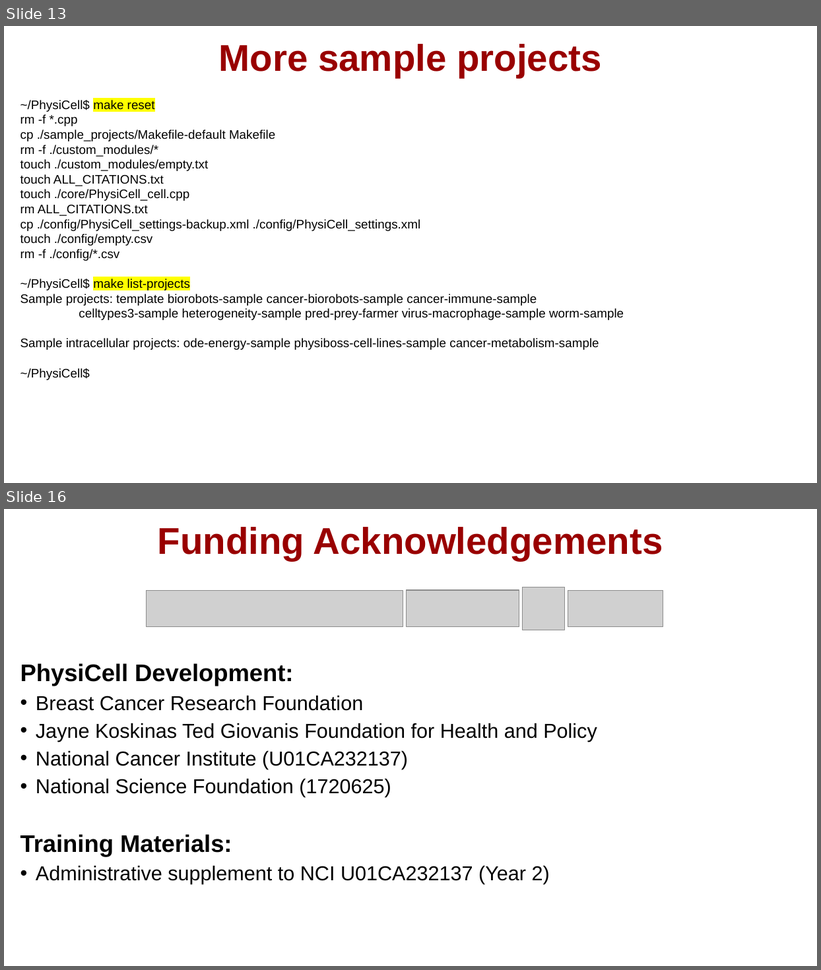
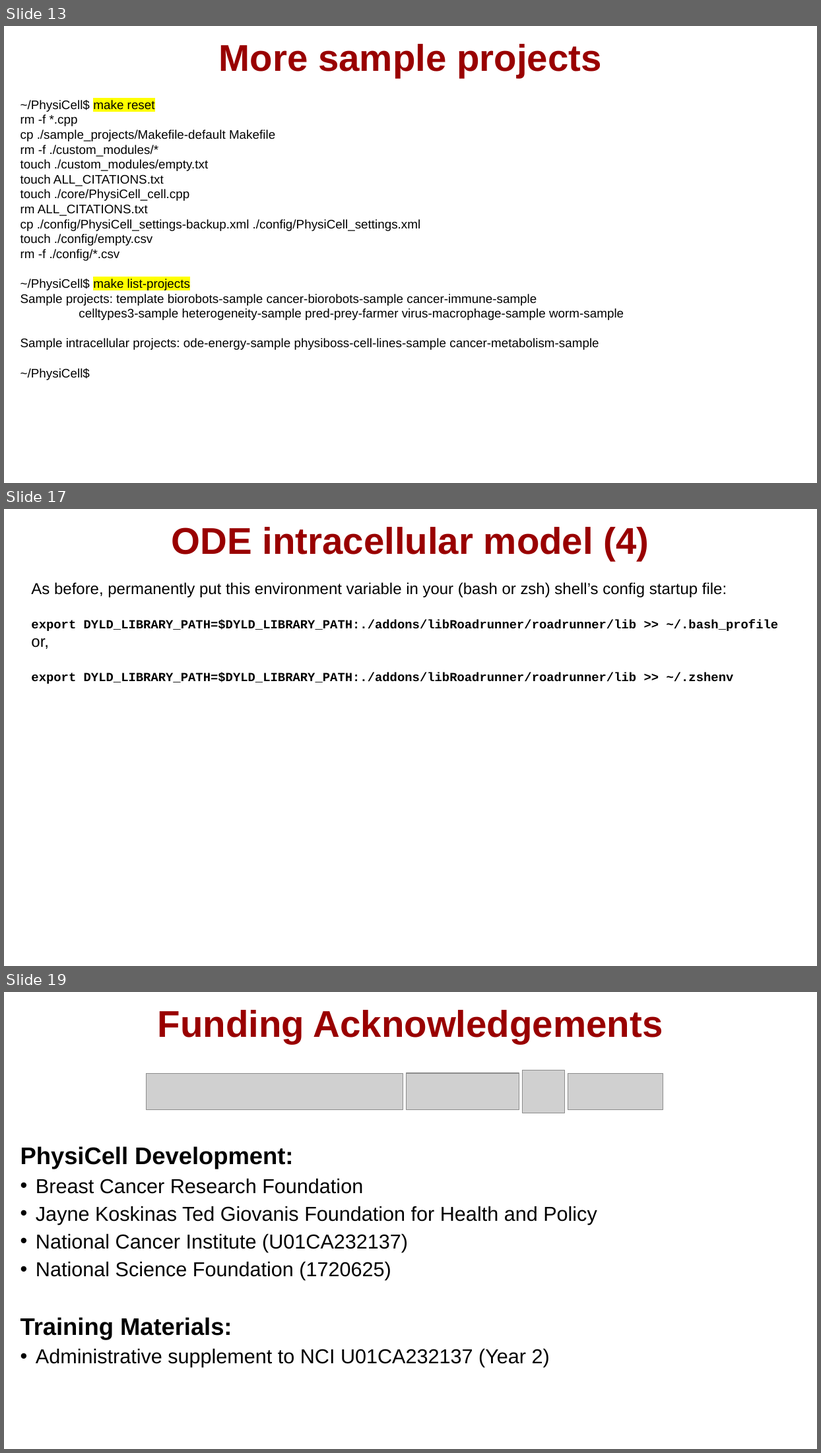
Before and after one commit to physicell-training/ws2021, a slide deck: pptx_source/PhysiCell_ws2021_macOS_setup.pptx. Shown one above the other, each under a label of ours: slides 13 and 16 before the commit, slides 13, 17 and 19 after it; the slides between them are not shown. The pictures are 821x970 and 821x1453 pixels, drawn with LibreOffice and Linux fonts; fonts in the diff are those of the drawing; grey boxes stand for pictures; background and template pictures are left out. Boxes give left, top, right and bottom in pixels: in the first picture for what was removed or moved away, otherwise in the second. Text is boxed around its words. In the diff, an @@ line names an element or a change of style, - is before the commit and + after.

```diff
--- a/pptx_source/PhysiCell_ws2021_macOS_setup.pptx
+++ b/pptx_source/PhysiCell_ws2021_macOS_setup.pptx
@@ slide 17 added at [4,509,817,966], background #FFFFFF @@
@@ title added at [172,527,649,560], 33 pt, text #990000, bold @@
+ODE intracellular model (4)
@@ text added at [31,582,779,684], 11 pt, text #000000, bold @@
+As before, permanently put this environment variable in your (bash or zsh) shell’s config startup file:
+export DYLD_LIBRARY_PATH=$DYLD_LIBRARY_PATH:./addons/libRoadrunner/roadrunner/lib >> ~/.bash_profile
+or,
+export DYLD_LIBRARY_PATH=$DYLD_LIBRARY_PATH:./addons/libRoadrunner/roadrunner/lib >> ~/.zshenv
@@ what was slide 16 is now slide 19 @@
```
Also in this commit, not shown: 4 other slides added, 2 slides removed.
